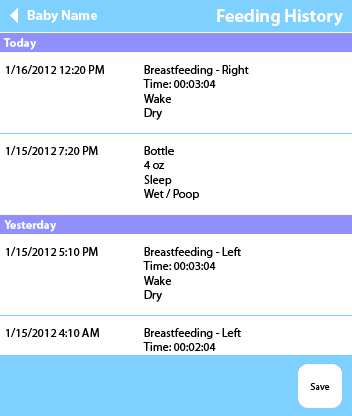
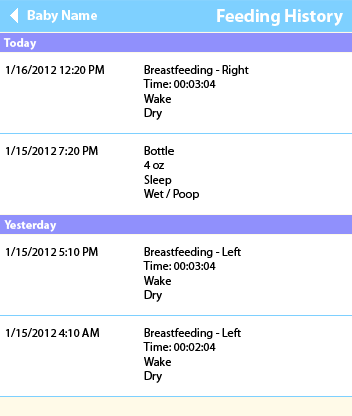
Before/after of a 352px x 416px layered artwork. What changed in the layer stack:
hid group "footer" (16 layers) over [0, 355, 352, 416]
hid group "button - holder 2" (2 layers) over [298, 364, 342, 408]
painted on "historyline" (2nd of 4, in "Feeding History" › "history entry 4") over [298, 396, 342, 397]
